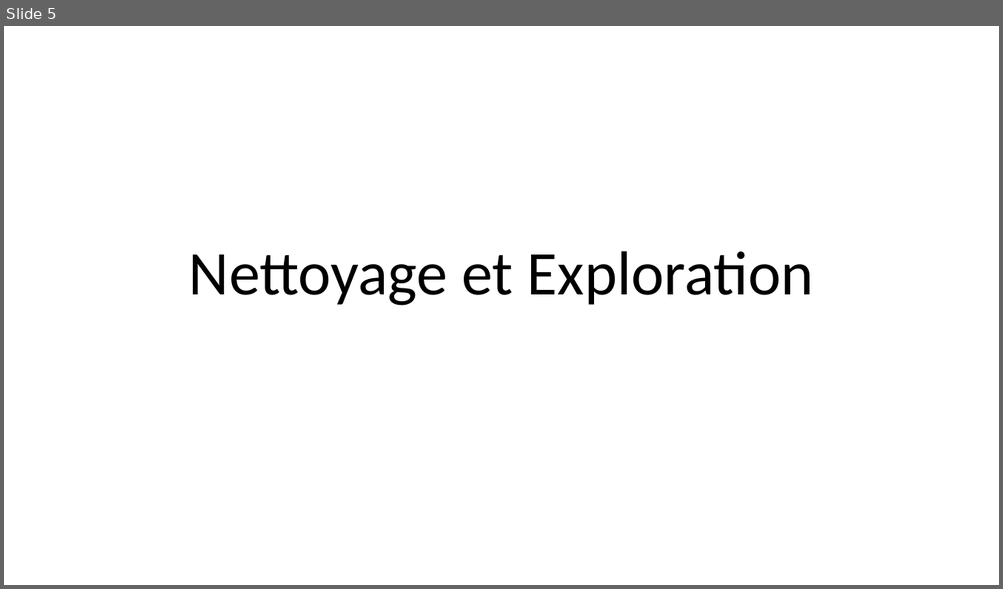
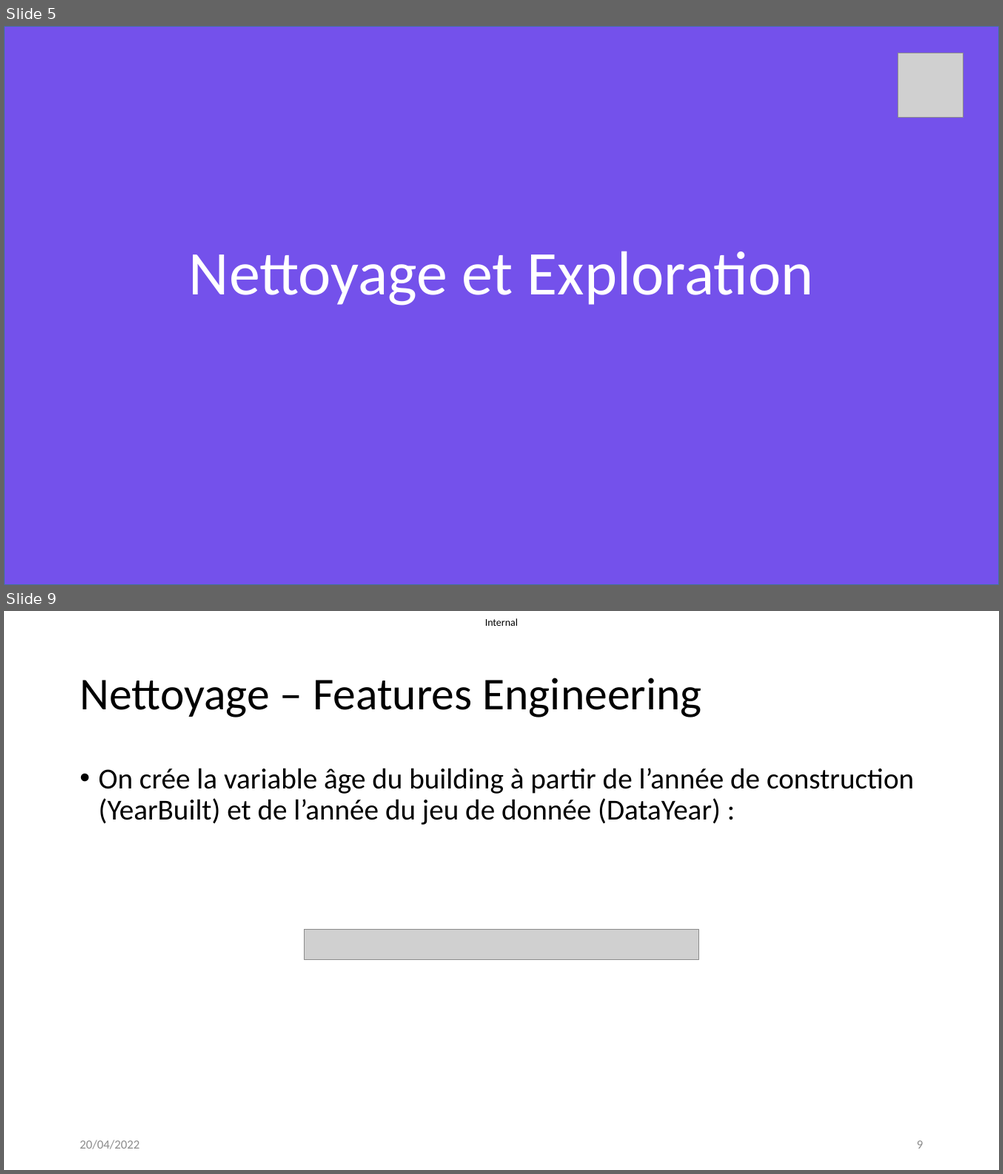
Before and after one commit to datanab/energy-consumption-prediction, a slide deck: Pélec_03_Presentation.pptx. Shown one above the other, each under a label of ours: slide 5 before the commit, slides 5 and 9 after it; the slides between them are not shown. The pictures are 1003x589 and 1003x1174 pixels, drawn with LibreOffice and Linux fonts; fonts in the diff are those of the drawing; grey boxes stand for pictures. Boxes give left, top, right and bottom in pixels: in the first picture for what was removed or moved away, otherwise in the second. Text is boxed around its words. In the diff, an @@ line names an element or a change of style, - is before the commit and + after.

```diff
--- a/Pélec_03_Presentation.pptx
+++ b/Pélec_03_Presentation.pptx
@@ slide 9 added at (4, 611, 999, 1170), background #FFFFFF @@
@@ text added at (485, 618, 518, 626), 10 pt, text #000000 @@
+Internal
@@ title added at (79, 678, 701, 718), 44 pt, text #000000 @@
+Nettoyage – Features Engineering
@@ text added at (99, 768, 913, 825), 28 pt, text #000000 @@
+• On crée la variable âge du building à partir de l’année de construction (YearBuilt) et de l’année du jeu de donnée (DataYear) :
@@ picture added at (304, 930, 699, 960) @@
@@ text added at (79, 1140, 139, 1150), 12 pt, text #8C8C8C @@
+20/04/2022
@@ page number added at (916, 1141, 922, 1149), 12 pt, text #8C8C8C @@
+9
@@ slide 5 changed as well @@
@@ rectangle added at (4, 26, 999, 585), fill #7451EB, outline #43739E 1 pt @@
@@ picture added at (898, 53, 963, 118) @@
@@ title "Nettoyage et Exploration" at (189, 251, 814, 306): text colour #000000 to #FFFFFF @@
```
Also in this commit, not shown: 12 other slides changed, 47 other slides added, 13 slides removed, 2 other files.
